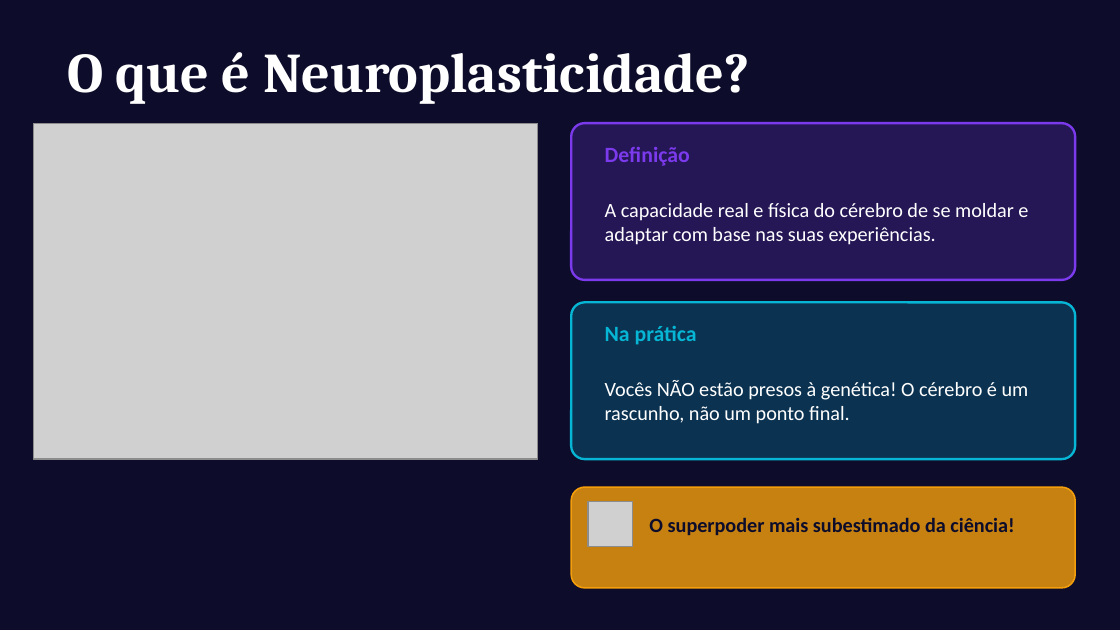
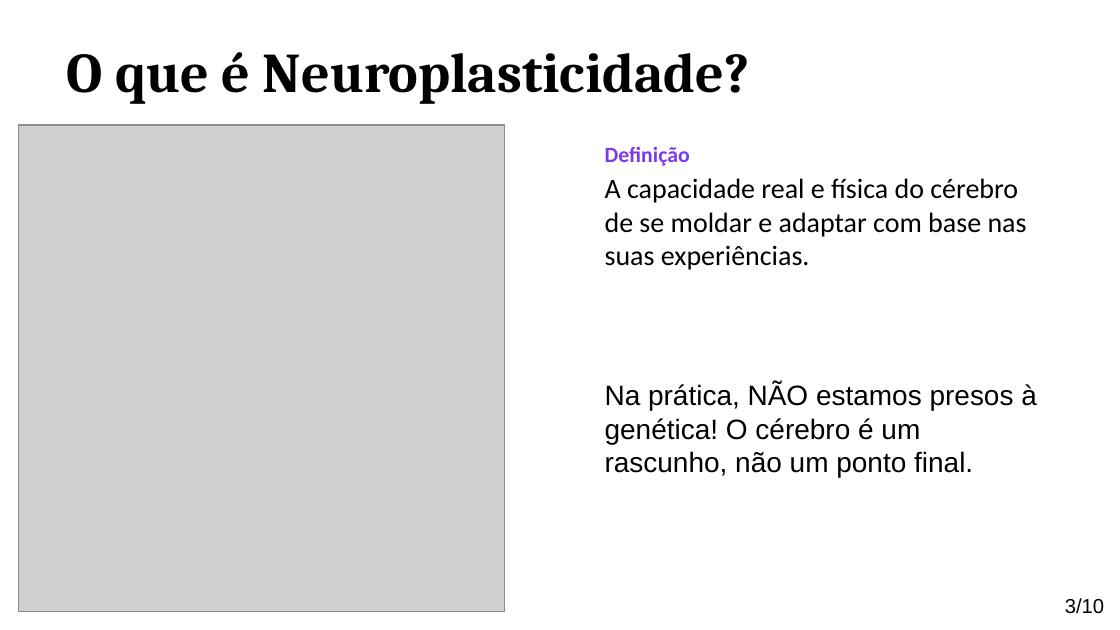
Before and after one commit to rjhalmeman/projeto-integrador-2026, a slide deck: slide 3 of 2-bimestre/2026-06-23-neuroplaticidade/neuroplasticidade_claro.odp (slide 2 before the commit). Drawn at 1120x630 pixels with LibreOffice and Linux fonts; fonts in the diff are those of the drawing; grey boxes stand for pictures. Boxes give left, top, right and bottom in pixels: in the first picture for what was removed or moved away, otherwise in the second. Text is boxed around its words. In the diff, an @@ line names an element or a change of style, - is before the commit and + after.

```diff
--- a/2-bimestre/2026-06-23-neuroplaticidade/neuroplasticidade_claro.odp
+++ b/2-bimestre/2026-06-23-neuroplaticidade/neuroplasticidade_claro.odp
@@ background #0D0D2B to #FFFFFF @@
@@ text "O que é Neuroplasticidade?" at bbox=[67, 52, 750, 104]: text colour #FFFFFF to #000000 @@
@@ picture: place and size @@
-picture at bbox=[34, 123, 538, 459]
+picture at bbox=[19, 125, 505, 612]
@@ rounded rectangle removed at bbox=[571, 123, 1075, 280] @@
@@ text "A capacidade real e física ..." at bbox=[605, 178, 1027, 270]: size 13 to 18 pt, text colour #FFFFFF to #000000 @@
@@ rounded rectangle at bbox=[571, 302, 1075, 459]: fill #06B6D4 at 22% opacity to #FFFFFF; outline #06B6D4 1.5 pt to none @@
@@ text removed at bbox=[605, 326, 697, 345] @@
-Na prática
@@ text at bbox=[605, 383, 1037, 477]: text changed; size 13 to 18 pt; font Calibri to Arial; text colour #FFFFFF to #000000 @@
-Vocês NÃO estão presos à genética! O cérebro é um rascunho, não um ponto final.
+Na prática, NÃO estamos presos à genética! O cérebro é um rascunho, não um ponto final.
@@ rounded rectangle removed at bbox=[571, 487, 1075, 588] @@
@@ picture removed at bbox=[588, 502, 633, 547] @@
@@ text removed at bbox=[649, 518, 1014, 535] @@
-O superpoder mais subestimado da ciência!
@@ page number added at bbox=[1065, 598, 1104, 614], 13 pt, text #000000 @@
+3/10
```
Also in this commit, not shown: 8 other slides changed, 1 slide added, 2 other files.
